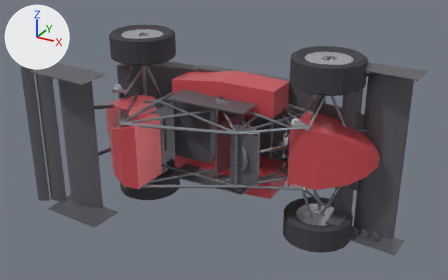
Renders of the glTF model outputs/car.glb from each side of a commit.
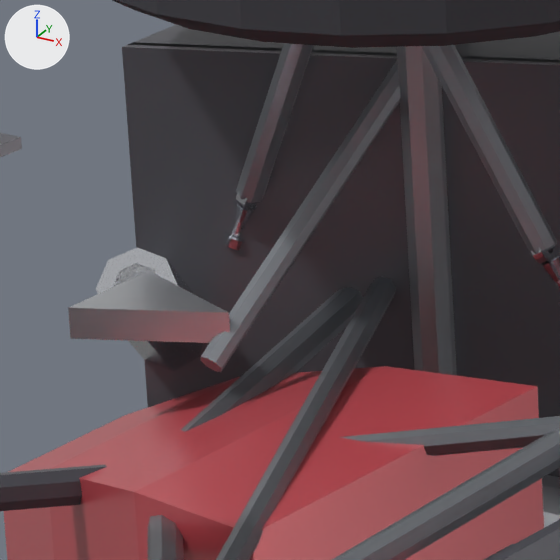
The first picture shows the older version from a 50 mm lens placed at (2.12, -4.19, 1.88), pointed at (0.12, -0.54, 0.06). The close-ups show the older and then the newer version on the part from 24% to 35% of the width and 22% to 40% of the height of that picture. Only the edits that show in the close-ups are written down. Every picture has the same lights, and +X, +Y and +Z are marked at upper left. Where no turn or scale is listed for an object, it has been applied to the vertices. Vertices at exactly the same position are counted once.

Names of what the first close-up shows: 'aero_ground.underbody.left', 'body.engine_cover', 'frame.mh_bl_l.mh_tl_l', 'frame.mh_tl_l.rm_bl_l', 'frame.rm_bl_l.rm_tl_l', 'powertrain.driveshaft.left', 'susp.rear.left.pushrod', 'susp.rear.left.rocker', 'susp.rear.left.spring', 'susp.rear.left.uca_front', 'susp.rear.left.uca_rear', 'wheel.tire.后左' and 11 more.
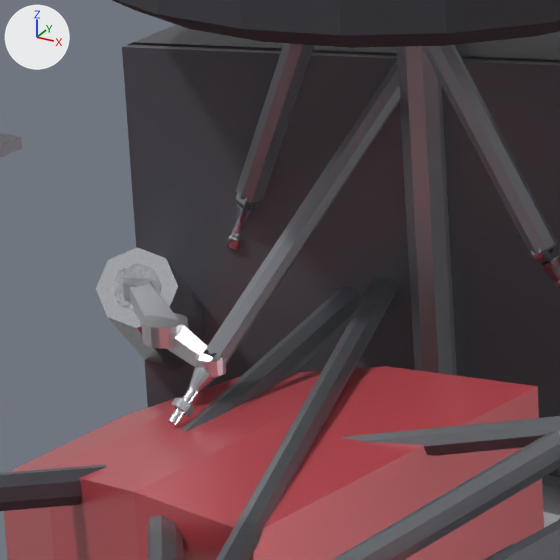
Pixel boxes (x1, y1, x2, y2) of what changed, in the close-ups (560 x 560 px):
'susp.rear.left.rocker', reshaped, moved (36% narrower, 37% taller)
    before: (68, 271, 230, 343)
    after: (122, 278, 226, 377)
'susp.rear.left.pushrod_rodend.upper', added
    after: (168, 350, 218, 426)

The change, as a diff of the scene's bpy script:
```diff
--- a/outputs/car.glb.py
+++ b/outputs/car.glb.py
@@ me_susp_rear_left_rocker @@
 # used by ob_susp_rear_left_rocker; location = (-0.87, -0.455, 0.247)
-me_susp_rear_left_rocker.from_pydata(...)  # 6 vertices, 8 faces; spans x -0.055..0.055, y -0.048..0.048, z -0.012..0.012
+me_susp_rear_left_rocker.from_pydata(...)  # 98 vertices, 198 faces; spans x -0.067..0.067, y -0.0407..0.0407, z -0.0175..0.0175
+# me_susp_rear_left_rocker part 1: 6 vertices removed from x -0.055..0.055, y -0.048..0.048, z -0.012..0.012; 98 vertices added at x -0.067..0.067, y -0.0407..0.0407, z -0.0175..0.0175
 me_susp_rear_left_rocker.materials.append(mat_aluminum)
@@ me_susp_rear_left_pushrod_rodend_upper @@
+me_susp_rear_left_pushrod_rodend_upper.from_pydata(...)  # 407 vertices, 584 faces; spans x -0.0096..0.0096, y -0.0274..0.0274, z -0.0237..0.0237
+me_susp_rear_left_pushrod_rodend_upper.materials.append(mat_chrome)  # light grey #d7dadf
@@ ob_susp_rear_left_rocker @@
 ob_susp_rear_left_rocker = bpy.data.objects.new('susp.rear.left.rocker', me_susp_rear_left_rocker)
-ob_susp_rear_left_rocker.location = (-0.87, -0.455, 0.247)
+ob_susp_rear_left_rocker.location = (-0.879, -0.44, 0.2335)
@@ ob_susp_rear_left_pushrod_rodend_upper @@
+ob_susp_rear_left_pushrod_rodend_upper = bpy.data.objects.new('susp.rear.left.pushrod_rodend.upper', me_susp_rear_left_pushrod_rodend_upper)
+ob_susp_rear_left_pushrod_rodend_upper.location = (-0.8256, -0.4869, 0.2094)
```
